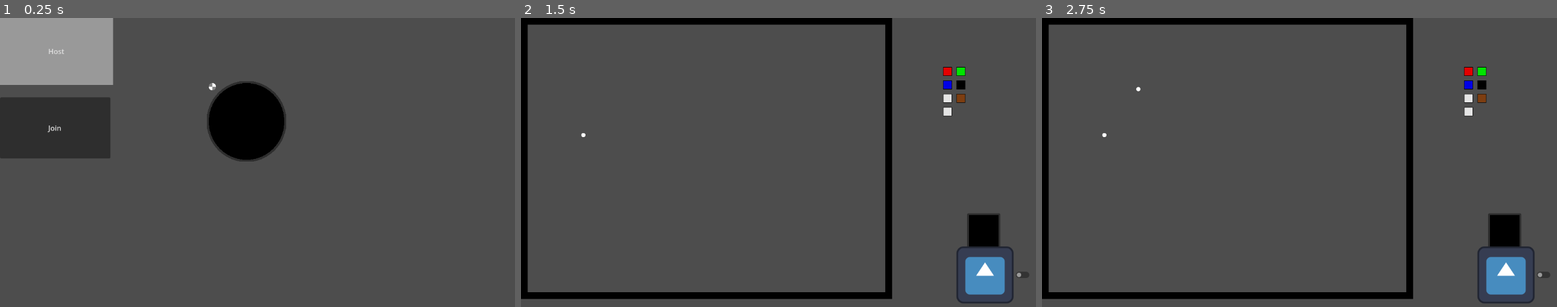
Above: before the commit, frames 1-3 (left to right).
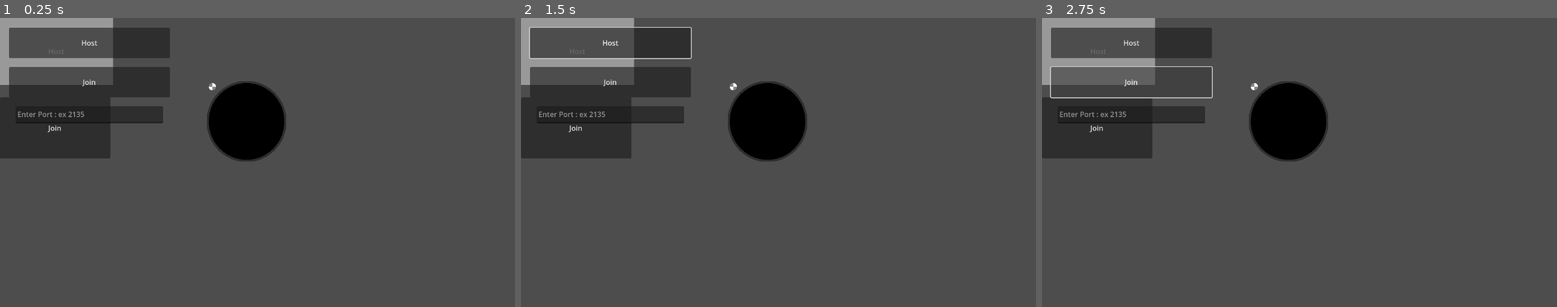
Above: after the commit, the same moments.

Repository: banana67676/Pitch-It-2025-2026
Game: Godot game, scene res://Scenes/Multiplayer Menu/Multiplayer_Menu.tscn
Two runs of this game, one before a commit and one after it. Both use one fixed random seed, a clock stepped at 60 frames per second and the inputs below. The engine's default icon, where the game draws it, is replaced by a stand-in: a white triangle on a blue panel in a dark square.
Inputs (mouse positions are in pixels of both pictures, inside the frame that each line leads up to):
- Up to frame 1 (0.25 s): no input
- Up to frame 2 (1.5 s): click "Host" at 0.5 s; click (577, 127) at 1.25 s, where only the run after the commit has a clickable "Join"
- Up to frame 3 (2.75 s): click (1129, 81) at 2 s, where only the run after the commit has a clickable "Join"

The runs differ from the first frame. In frame 1, 7.2% of the frame differs, in the area x 1-33%, y 3-37%; in frame 2, 21%, in the area x 0-99%, y 0-99%; in frame 3, 19%.

Commit message:
multiplayer merge

Diff:
--- a/Scenes/Multiplayer Menu/Multiplayer_Menu.tscn
+++ b/Scenes/Multiplayer Menu/Multiplayer_Menu.tscn
@@ -32,5 +32,42 @@
 offset_right = 640.0
 offset_bottom = 322.0
 
+[node name="MarginContainer" type="MarginContainer" parent="."]
+offset_top = 2.0
+offset_right = 400.0
+offset_bottom = 286.0
+theme_override_constants/margin_left = 20
+theme_override_constants/margin_top = 20
+theme_override_constants/margin_right = 20
+theme_override_constants/margin_bottom = 20
+
+[node name="VBoxContainer" type="VBoxContainer" parent="MarginContainer"]
+layout_mode = 2
+theme_override_constants/separation = 20
+
+[node name="Button" type="Button" parent="MarginContainer/VBoxContainer"]
+layout_mode = 2
+size_flags_vertical = 3
+text = "Host
+"
+
+[node name="Join" type="Button" parent="MarginContainer/VBoxContainer"]
+layout_mode = 2
+size_flags_vertical = 3
+text = "Join
+"
+
+[node name="MarginContainer" type="MarginContainer" parent="MarginContainer/VBoxContainer"]
+layout_mode = 2
+size_flags_vertical = 3
+theme_override_constants/margin_left = 15
+theme_override_constants/margin_right = 15
+theme_override_constants/margin_bottom = 30
+
+[node name="TextEdit" type="TextEdit" parent="MarginContainer/VBoxContainer/MarginContainer"]
+layout_mode = 2
+size_flags_vertical = 3
+placeholder_text = "Enter Port : ex 2135"
+
 [connection signal="pressed" from="Button" to="." method="_on_button_pressed"]
 [connection signal="pressed" from="Button2" to="." method="_on_button_2_pressed"]
Not shown, changed: .DS_Store
